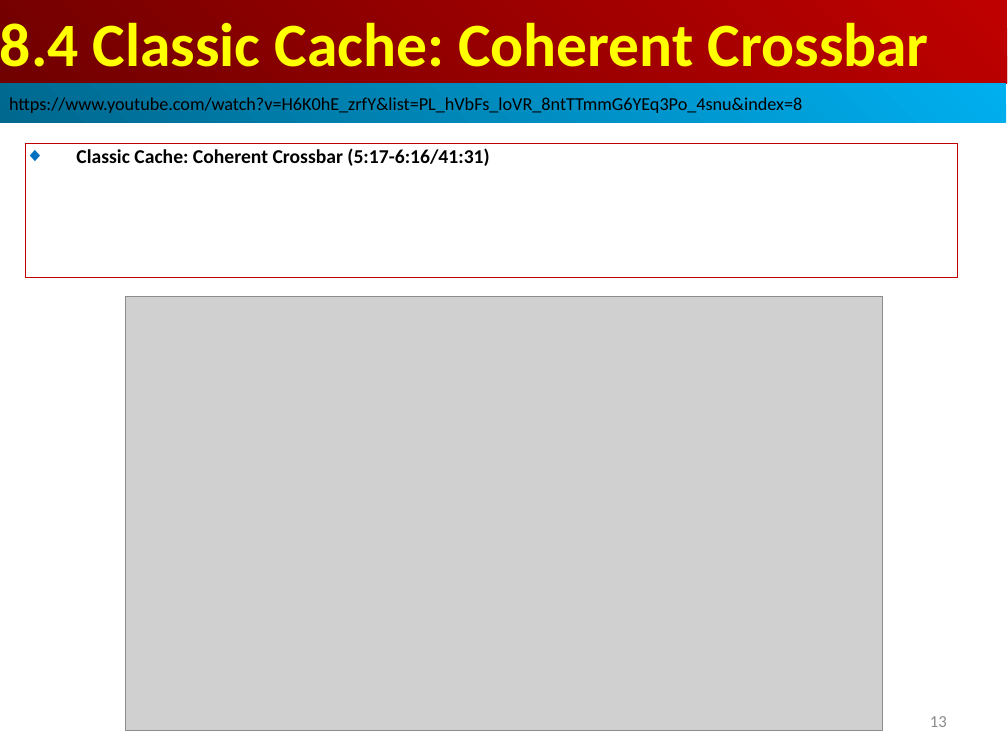
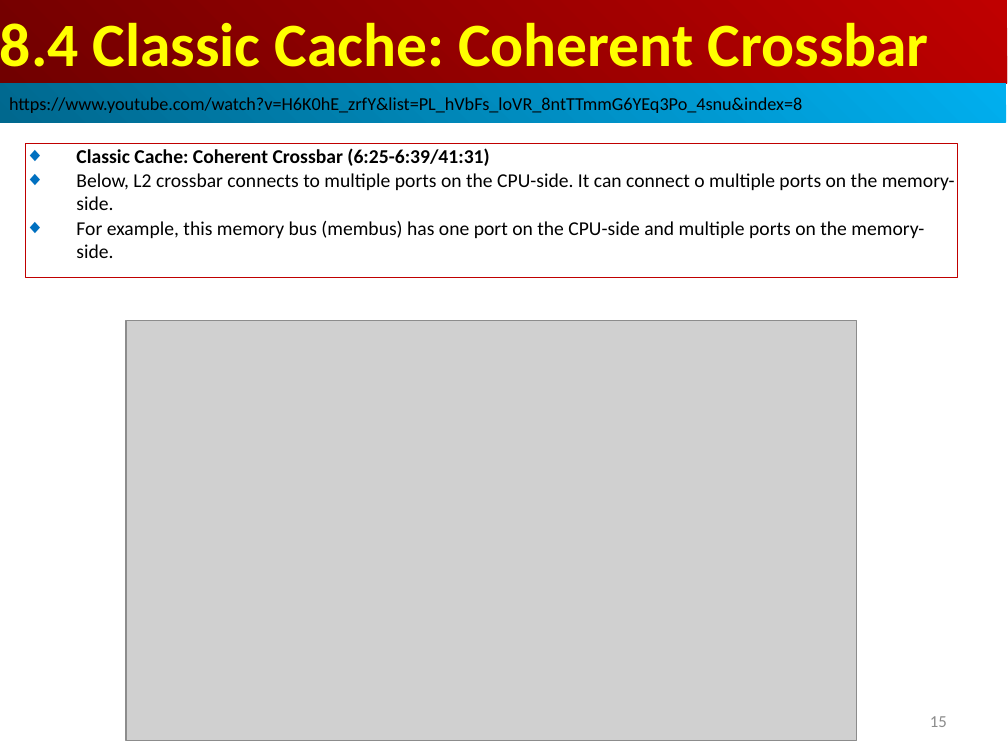
Before and after one commit to peterhchen/AIU_CS850_Gem5_McPAT, a slide deck: slide 15 of 050_Gem5/008.CacheMod/000_Video/008.CacheMod.ppt (slide 13 before the commit). Drawn at 1008x756 pixels with LibreOffice and Linux fonts; fonts in the diff are those of the drawing; grey boxes stand for pictures. Boxes give left, top, right and bottom in pixels: in the first picture for what was removed or moved away, otherwise in the second. Text is boxed around its words. In the diff, an @@ line names an element or a change of style, - is before the commit and + after.

```diff
--- a/050_Gem5/008.CacheMod/000_Video/008.CacheMod.ppt
+++ b/050_Gem5/008.CacheMod/000_Video/008.CacheMod.ppt
@@ text in rectangle at (76, 148, 955, 258): text changed; bold off @@
-◆ Classic Cache: Coherent Crossbar (5:17-6:16/41:31)
+◆ Classic Cache: Coherent Crossbar (6:25-6:39/41:31)
+◆ Below, L2 crossbar connects to multiple ports on the CPU-side. It can connect o multiple ports on the memory-side.
+◆ For example, this memory bus (membus) has one port on the CPU-side and multiple ports on the memory-side.
@@ picture: place and size @@
-picture at (126, 296, 883, 731)
+picture at (126, 321, 857, 740)
@@ page number at (930, 716, 947, 727): text changed @@
-13
+15
```
Also in this commit, not shown: 8 slides added.
